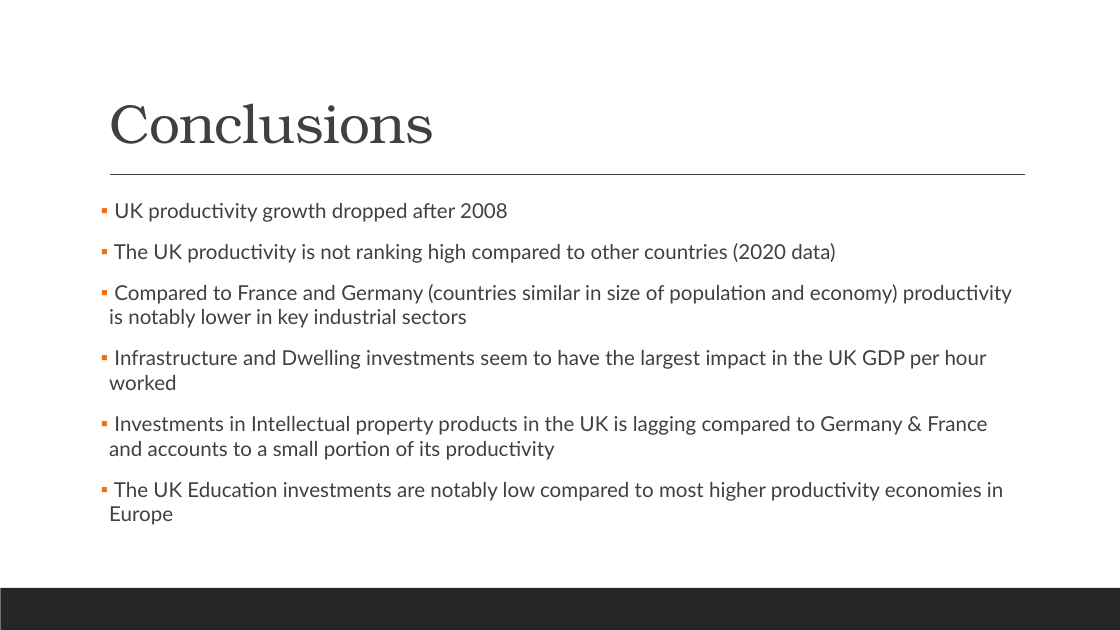
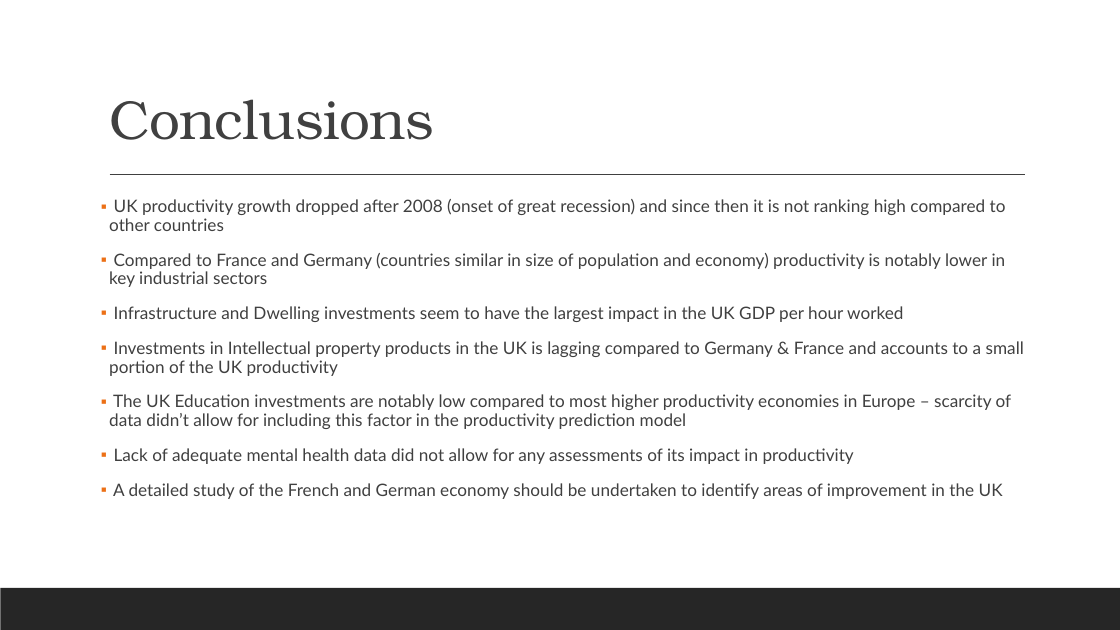
Before and after one commit to JohnHios/final_project, a slide deck: slide 10 of deloitte_investment_project/outputs/Deloitte_Investment_Project_JohnHios.pptx. Drawn at 1120x630 pixels with LibreOffice and Linux fonts; fonts in the diff are those of the drawing. Boxes give left, top, right and bottom in pixels: in the first picture for what was removed or moved away, otherwise in the second. Text is boxed around its words. In the diff, an @@ line names an element or a change of style, - is before the commit and + after.

```diff
--- a/deloitte_investment_project/outputs/Deloitte_Investment_Project_JohnHios.pptx
+++ b/deloitte_investment_project/outputs/Deloitte_Investment_Project_JohnHios.pptx
@@ title "Conclusions": place and size @@
-title "Conclusions" at <box>109,103,433,144</box>
+title "Conclusions" at <box>109,99,433,140</box>
@@ text at <box>109,199,1006,231</box>: text changed; size 17.6 to 14.7 pt @@
-▪ UK productivity growth dropped after 2008
-▪ The UK productivity is not ranking high compared to other countries (2020 data)
+▪ UK productivity growth dropped after 2008 (onset of great recession) and since then it is not ranking high compared to other countries
@@ text at <box>109,253,1006,322</box>: size 17.6 to 14.7 pt in "Compared to France and Germany (countries similar ...", "Infrastructure and Dwelling investments seem to have ..."; line spacing 1 to 0.9 @@
@@ text at <box>109,341,1024,499</box>: text changed; size 17.6 to 14.7 pt @@
-▪ Investments in Intellectual property products in the UK is lagging compared to Germany & France and accounts to a small portion of its productivity
-▪ The UK Education investments are notably low compared to most higher productivity economies in Europe
+▪ Investments in Intellectual property products in the UK is lagging compared to Germany & France and accounts to a small portion of the UK productivity
+▪ The UK Education investments are notably low compared to most higher productivity economies in Europe – scarcity of data didn’t allow for including this factor in the productivity prediction model
+▪ Lack of adequate mental health data did not allow for any assessments of its impact in productivity
+▪ A detailed study of the French and German economy should be undertaken to identify areas of improvement in the UK
```
Also in this commit, not shown: 2 other slides changed.
